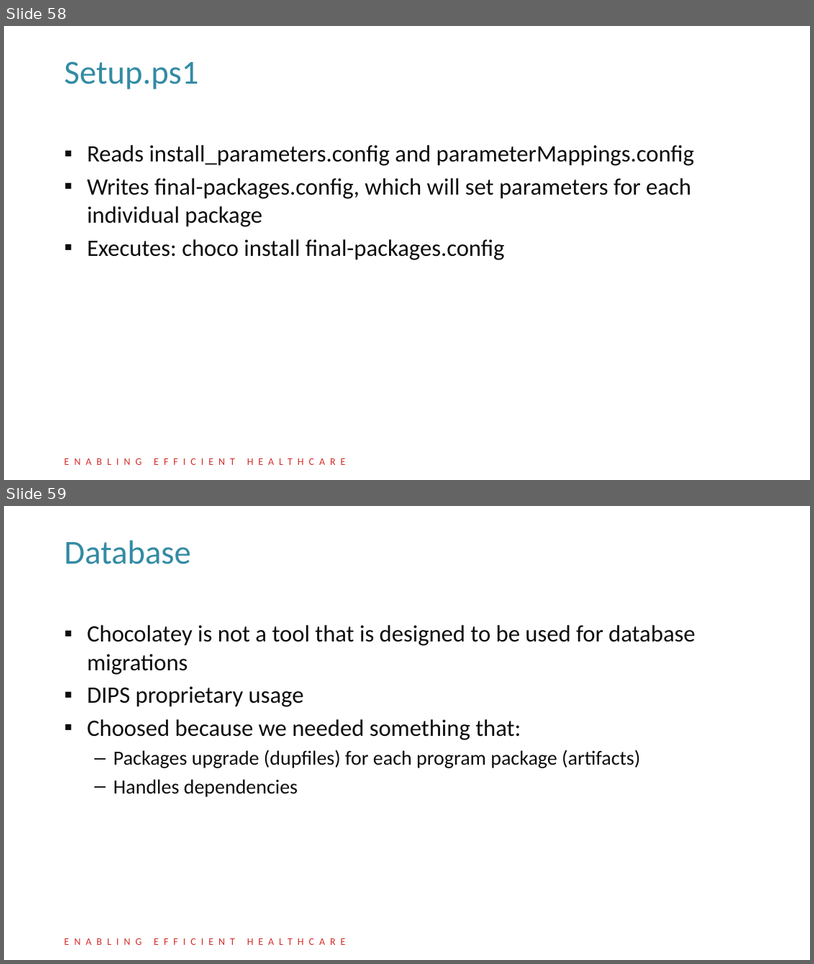
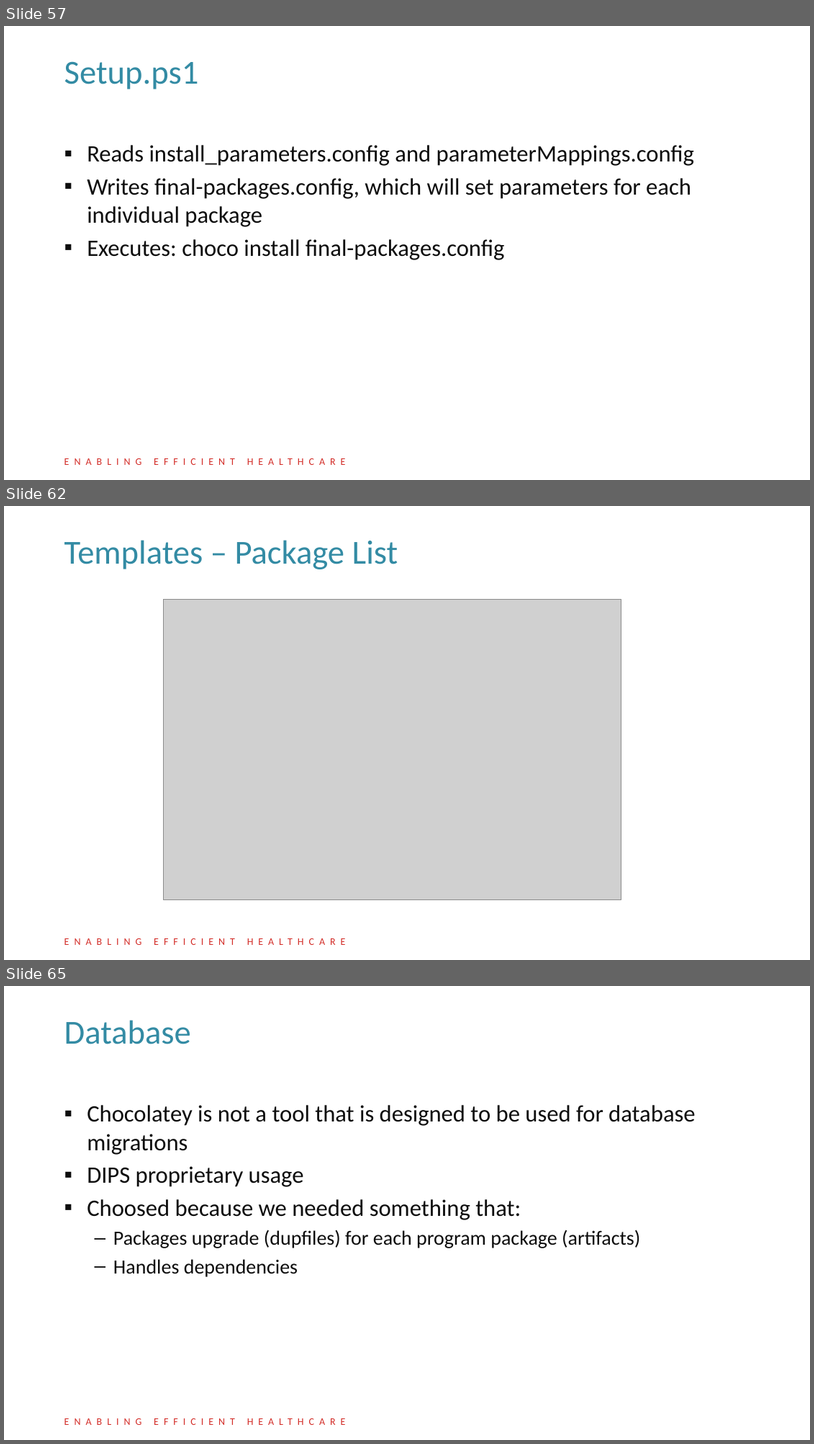
Before and after one commit to DIPSAS/InstallationTech, a slide deck: presentation/InstallationCourse.pptx. Shown one above the other, each under a label of ours: slides 58 and 59 before the commit, slides 57, 62 and 65 after it; the slides between them are not shown. The pictures are 814x964 and 814x1444 pixels, drawn with LibreOffice and Linux fonts; fonts in the diff are those of the drawing; grey boxes stand for pictures; background and template pictures are left out. Boxes give left, top, right and bottom in pixels: in the first picture for what was removed or moved away, otherwise in the second. Text is boxed around its words. In the diff, an @@ line names an element or a change of style, - is before the commit and + after.

```diff
--- a/presentation/InstallationCourse.pptx
+++ b/presentation/InstallationCourse.pptx
@@ slide 62 added at (x1=4, y1=506, x2=810, y2=960), background #FFFFFF; not listed: 1 template element that a slide beside it also shows @@
@@ title added at (x1=64, y1=540, x2=399, y2=569), 40 pt, text #338BA4 @@
+Templates – Package List
@@ picture added at (x1=163, y1=599, x2=622, y2=899) @@
@@ what was slide 58 is now slide 57 @@
@@ what was slide 59 is now slide 65 @@
```
Also in this commit, not shown: 7 other slides added, 2 slides removed.
